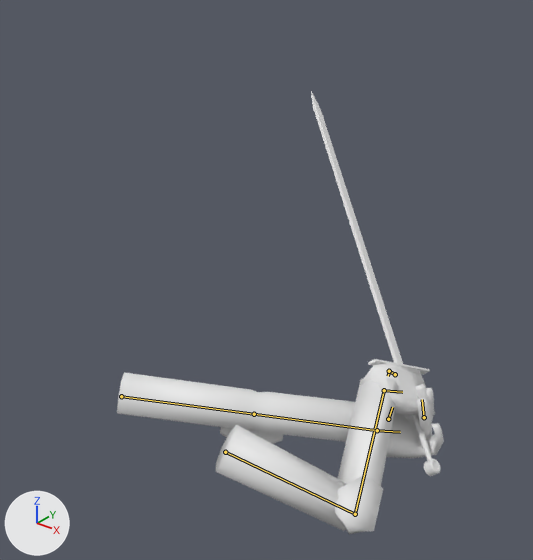
One commit to the glTF model player/models/FirstPersonArms.glb: the scene before it, then after it.
Both versions are drawn from a 50 mm camera at (1.67, -1.52, 1.26) aimed at (-0.03, 0.6, -0.05). Arrows for +X, +Y and +Z are at lower left; the lights stay in place. Both versions are drawn at frame 20 of the action 'Block'; the numbers are the values there. The bones that change are drawn over the model as lines.

The first picture shows 'Arm.L', 'Arm.R', 'Cube.003', 'Cube.004', 'Cube.007', 'Elbow.R', 'Hand.L', 'Hand.R', 'SwordHilt'.
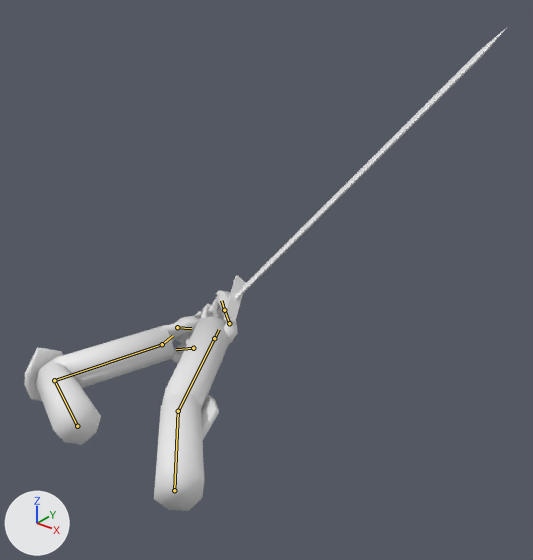
ob_sword is not drawn itself; it is the parent of ob_swordhilt.

The change, as a list of edits to the scene's bpy script:
```text
Change bone_bone_001:
    where bone_bone_001 = bpy.data.objects['Armature'].pose.bones['Bone.001']  # child of 'Bone'
    bone_bone_001.location: (0.0, 0.0, 0.0) -> (0.0, 0.0, 0.248)
    bone_bone_001.rotation_quaternion: (0.881, -0.164, 0.305, -0.323) -> (-0.115, 0.13, -0.376, 0.91)  # degrees (-33, 26, -48) -> degrees (-46, -9, -162)
Change bone_bone_002:
    where bone_bone_002 = bpy.data.objects['Armature'].pose.bones['Bone.002']  # child of 'Bone.001'
    bone_bone_002.rotation_quaternion: (0.667, -0.727, -0.163, 0.014) -> (0.95, -0.196, -0.245, -0.008)  # degrees (-96, -11, 15) -> degrees (-25, -28, 5)
Change bone_bone_003:
    where bone_bone_003 = bpy.data.objects['Armature'].pose.bones['Bone.003']  # child of 'Bone.002'
    bone_bone_003.rotation_quaternion: (0.82, 0.497, 0.125, -0.256) -> (0.994, 0.105, 0.001, 0.008)  # degrees (58, 27, -19) -> degrees (12, 0, 1)
Change bone_bone_006:
    where bone_bone_006 = bpy.data.objects['Armature'].pose.bones['Bone.006']  # child of 'Bone.003'
    bone_bone_006.rotation_quaternion: (0.954, 0.063, -0.067, -0.286) -> (0.893, 0.094, -0.06, -0.436)  # degrees (9, -5, -34) -> degrees (13, -1, -52)
Change bone_bone_007:
    where bone_bone_007 = bpy.data.objects['Armature'].pose.bones['Bone.007']  # child of 'Bone.006'
    bone_bone_007.rotation_quaternion: (0.87, 0.18, -0.352, -0.295) -> (0.782, 0.354, -0.486, -0.162)  # degrees (37, -30, -48) -> degrees (69, -40, -52)
Change bone_bone_008:
    where bone_bone_008 = bpy.data.objects['Armature'].pose.bones['Bone.008']  # child of 'Bone'
    bone_bone_008.location: (0.0, 0.0, 0.0) -> (0.0, -0.019, 0.227)
    bone_bone_008.rotation_quaternion: (-0.142, 0.171, 0.306, -0.926) -> (0.692, -0.082, -0.678, 0.233)  # degrees (-39, 13, 158) -> degrees (-81, -64, 94)
Change bone_bone_009:
    where bone_bone_009 = bpy.data.objects['Armature'].pose.bones['Bone.009']  # child of 'Bone.008'
    bone_bone_009.rotation_quaternion: (1.0, 0.0, 0.012, 0.017) -> (0.712, -0.051, 0.008, 0.7)  # degrees (0, 1, 2) -> degrees (-4, 5, 89)
Change bone_bone_010:
    where bone_bone_010 = bpy.data.objects['Armature'].pose.bones['Bone.010']  # child of 'Bone.009'
    bone_bone_010.rotation_quaternion: (0.99, -0.09, -0.08, -0.078) -> (0.856, 0.172, 0.397, -0.283)  # degrees (-10, -10, -8) -> degrees (6, 51, -34)
Change bone_bone_012:
    where bone_bone_012 = bpy.data.objects['Armature'].pose.bones['Bone.012']  # child of 'Bone.011'
    bone_bone_012.rotation_quaternion: (1.0, 0.0, 0.0, 0.0) -> (0.764, -0.022, -0.028, 0.644)  # degrees (0, 0, 0) -> degrees (-4, -1, 80)
Change bone_bone_013:
    where bone_bone_013 = bpy.data.objects['Armature'].pose.bones['Bone.013']  # child of 'Bone.010'
    bone_bone_013.rotation_quaternion: (1.0, 0.0, 0.0, 0.0) -> (0.924, -0.055, 0.162, -0.343)  # degrees (0, 0, 0) -> degrees (-13, 15, -42)
```

Boxes [x1, y1, x2, y2] around the edits, measured in the pictures (533 x 560 px):
'Arm.R', posed (59% narrower, 27% taller)
    before: [216, 378, 399, 531]
    after: [154, 316, 229, 511]
'Arm.L', posed
    before: [117, 372, 355, 442]
    after: [36, 325, 174, 445]
'Cube.003', posed (192% wider)
    before: [311, 91, 403, 364]
    after: [235, 28, 506, 299]
'Hand.L', posed
    before: [386, 384, 444, 458]
    after: [161, 314, 200, 354]
'Elbow.R', posed
    before: [334, 476, 383, 534]
    after: [201, 395, 219, 441]
'Hand.R', posed
    before: [360, 363, 435, 420]
    after: [196, 291, 238, 346]
'Cube.007', posed
    before: [220, 427, 283, 444]
    after: [24, 347, 63, 401]
'Cube.004', posed (63% narrower, 182% taller)
    before: [368, 359, 430, 375]
    after: [224, 275, 246, 322]
'SwordHilt', posed
    before: [412, 415, 432, 461]
    after: [180, 306, 224, 355]
'Cylinder.001', posed
    before: [424, 459, 441, 476]
    after: [172, 349, 182, 362]
bone 'Bone.001', root to tip
    before: (225, 452) to (355, 514)
    after: (174, 490) to (178, 411)
bone 'Bone.002', root to tip
    before: (355, 514) to (384, 390)
    after: (178, 411) to (214, 338)
bone 'Bone.003', root to tip
    before: (384, 390) to (402, 392)
    after: (214, 338) to (219, 329)
bone 'Bone.006', root to tip
    before: (395, 374) to (389, 371)
    after: (229, 323) to (224, 310)
bone 'Bone.007', root to tip
    before: (389, 371) to (388, 376)
    after: (224, 310) to (221, 300)
bone 'Bone.008', root to tip
    before: (121, 396) to (254, 414)
    after: (77, 426) to (54, 380)
bone 'Bone.009', root to tip
    before: (254, 414) to (377, 430)
    after: (54, 380) to (162, 344)
bone 'Bone.010', root to tip
    before: (377, 430) to (400, 432)
    after: (162, 344) to (173, 335)
bone 'Bone.012', root to tip
    before: (424, 417) to (422, 399)
    after: (193, 348) to (176, 349)
bone 'Bone.013', root to tip
    before: (388, 419) to (392, 407)
    after: (177, 327) to (191, 328)
